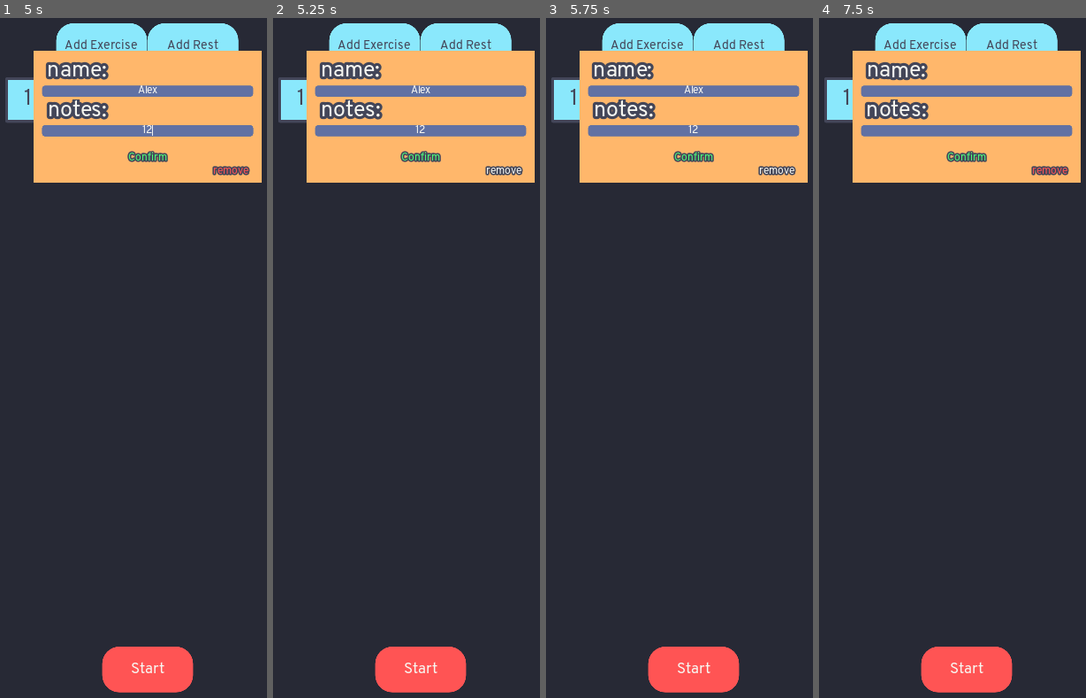
Above: before the commit, frames 1-4 (left to right).
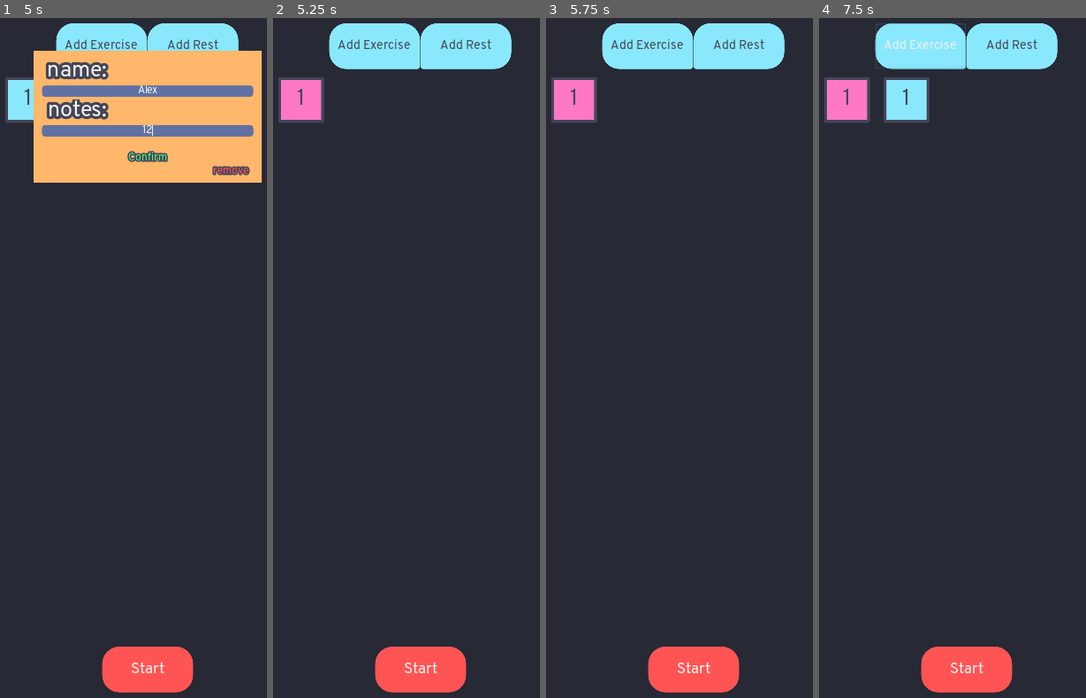
Above: after the commit, the same moments.

Repository: DevMort/Exercise-Assistant
Game: Godot game, scene res://Main.tscn
Two runs of this game, one before a commit and one after it. Both use one fixed random seed, a clock stepped at 60 frames per second and the inputs below.
Inputs (mouse positions are in pixels of both pictures, inside the frame that each line leads up to):
- Up to frame 1 (5 s): click "Start" at 0.5 s; click "Start" at 1.25 s; click "Add Exercise" at 2 s; click "Add Rest" at 2.75 s; click "1" at 3.5 s; click (146, 92) at 4.27 s; type "Alex" at 4.35 s; click (146, 133) at 4.5 s; type "12" at 4.58 s
- Up to frame 2 (5.25 s): click "remove" at 5 s
- Up to frame 3 (5.75 s): no input
- Up to frame 4 (7.5 s): click (965, 160) at 5.75 s, where only the run before the commit has a clickable "Confirm"; click "Add Exercise" at 6.5 s; click (965, 99) at 7.25 s, where only the run before the commit has a clickable "2"

Frame 1 is identical in both runs. In frame 2, 17% of the frame differs, in the area x 2-99%, y 4-25%; in frame 3, 17%; in frame 4, 17%, in the area x 2-99%, y 0-25%.

Commit message:
Remove functionality added

Diff:
--- a/Scripts/Exercise.gd
+++ b/Scripts/Exercise.gd
@@ -20,7 +20,13 @@
 	panel.get_parent().show()
 
 func remove() -> void:
-	pass
+	var x = get_tree().get_nodes_in_group("main")
+	x[0].set.erase(String(name))
+	Global.set = x[0].set
+	x[0].ex_count -= 1
+	x[0].save()
+
+	queue_free()
 
 func confirm() -> void:
 	var x = get_tree().get_nodes_in_group("main")
--- a/Scripts/Rest.gd
+++ b/Scripts/Rest.gd
@@ -23,7 +23,13 @@
 	panel.get_parent().show()
 
 func remove() -> void:
-	pass
+	var x = get_tree().get_nodes_in_group("main")
+	x[0].set.erase(String(name))
+	Global.set = x[0].set
+	x[0].re_count -= 1
+	x[0].save()
+
+	queue_free()
 
 func confirm() -> void:
 	var x = get_tree().get_nodes_in_group("main")
